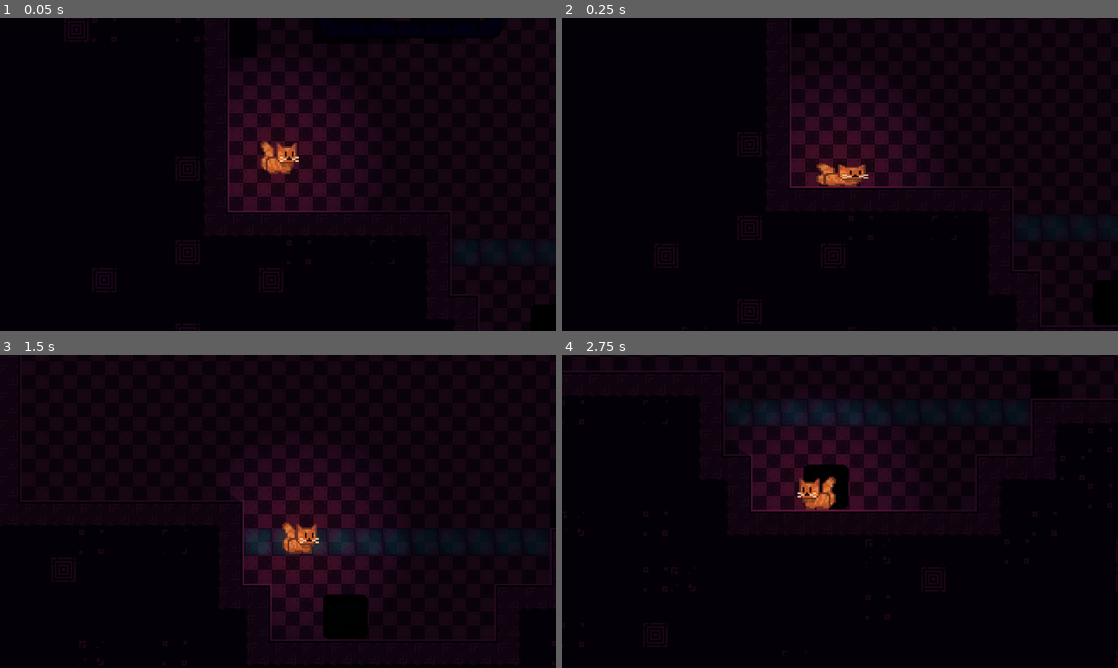
Above: before the commit, frames 1-4 (two rows, left to right).
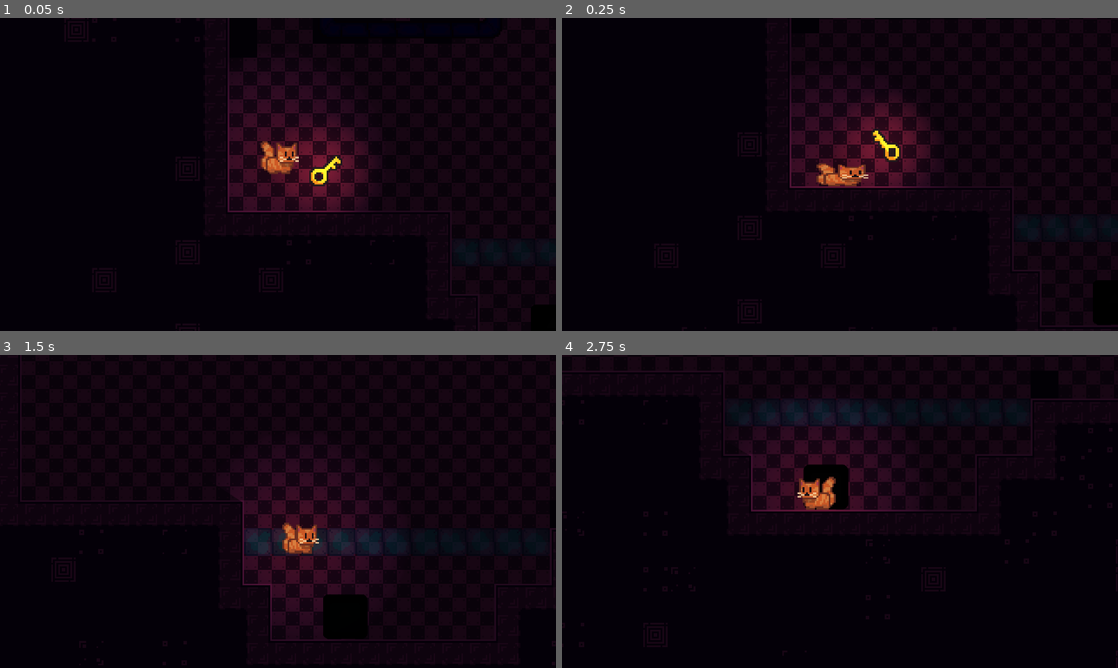
Above: after the commit, the same moments.

Repository: Renan-G-projec/Termformer
Game: Godot game, scene res://scenes/level2.tscn
Same seed, same stepped clock (60 frames per second), same inputs: the game is played once before the commit and once after it. This scene is started directly instead of the project's main scene. The engine's default icon, where the game draws it, is replaced by a stand-in: a white triangle on a blue panel in a dark square.
Inputs (mouse positions are in pixels of both pictures, inside the frame that each line leads up to):
- Up to frame 1 (0.05 s): no input
- Up to frame 2 (0.25 s): no input
- Up to frame 3 (1.5 s): tap Enter at 0.5 s; move the mouse to (400, 495) at 0.52 s; hold Right (go_right) from 0.53 s (still down); tap E (interact) at 0.6 s; click (400, 495) at 0.67 s; tap Space (jump) at 0.77 s; move the mouse to (166, 527) at 1.27 s; tap Alt at 1.35 s
- Up to frame 4 (2.75 s): tap Space (jump) at 1.52 s; move the mouse to (895, 442) at 2.02 s; release Right (go_right) at 2.03 s; hold Left (go_left) from 2.03 s (still down); tap Shift at 2.1 s

The runs differ from the first frame. In frame 1, 1.2% of the frame differs, in the area x 52-66%, y 36-62%; in frame 2, 1.2%; in frame 3, less than 0.1%; in frame 4, nothing differs.

Commit message:
feat: Player color change on collected effect added. AMDG

Diff:
--- a/scenes/key.tscn
+++ b/scenes/key.tscn
@@ -80,7 +80,7 @@
 unique_name_in_owner = true
 sprite_frames = SubResource("SpriteFrames_ocxxs")
 autoplay = "default"
-frame_progress = 0.9867357
+frame_progress = 0.40079898
 
 [node name="PointLight2D" type="PointLight2D" parent="." unique_id=725635791]
 unique_name_in_owner = true
@@ -88,6 +88,7 @@
 texture = SubResource("GradientTexture2D_ocxxs")
 
 [node name="Area2D" type="Area2D" parent="." unique_id=1715455936]
+unique_name_in_owner = true
 
 [node name="CollisionShape2D" type="CollisionShape2D" parent="Area2D" unique_id=1254726736]
 shape = SubResource("RectangleShape2D_ocxxs")
--- a/scenes/level2.tscn
+++ b/scenes/level2.tscn
@@ -158,6 +158,6 @@
 position = Vector2(-4, 154)
 
 [node name="Key" parent="." unique_id=285487177 instance=ExtResource("8_xa7n4")]
-position = Vector2(495, 256)
+position = Vector2(23, 152)
 
 [editable path="DoubleToggleTiles"]
--- a/scripts/key.gd
+++ b/scripts/key.gd
@@ -5,6 +5,8 @@
 
 func _on_area_2d_body_entered(player: Player) -> void:
 	player.has_key = true
+	player.trigger_collected_item_effect()
+	%Area2D.body_entered.disconnect(_on_area_2d_body_entered)
 	_destroy()
 
 func _destroy() -> void:
--- a/scripts/player.gd
+++ b/scripts/player.gd
@@ -25,6 +25,11 @@
 		_can_slide_jump = val
 
 @onready var _initial_scale: Vector2 = scale
+
+func trigger_collected_item_effect() -> void:
+	_squash(Vector2(1.6, 0.4))
+	%Sprite.modulate = Color(20.0, 20.0, 20.0, 1.0)
+	create_tween().tween_property(%Sprite, "modulate", Color(1.0, 1.0, 1.0, 1.0), 0.4).set_trans(Tween.TRANS_QUAD)
 
 func _physics_process(delta: float) -> void:
 	_update_vertical_velocity(delta)
